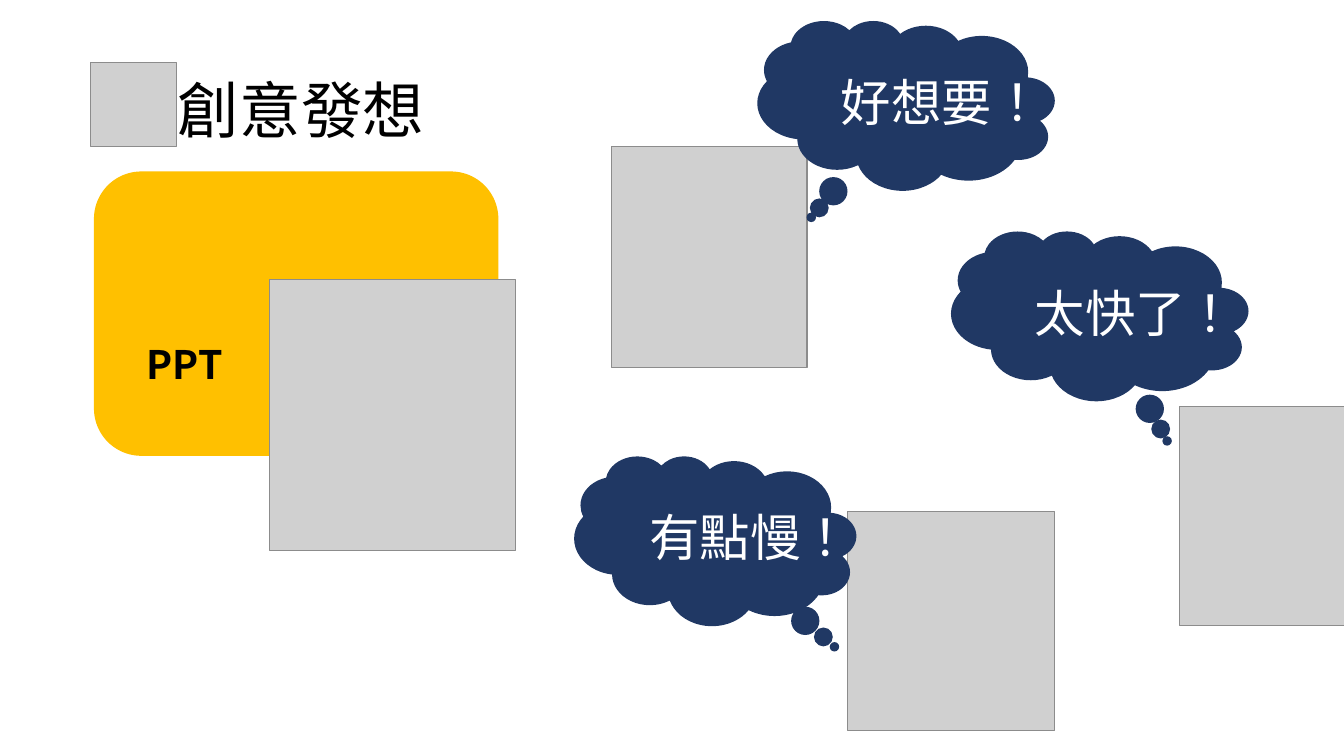
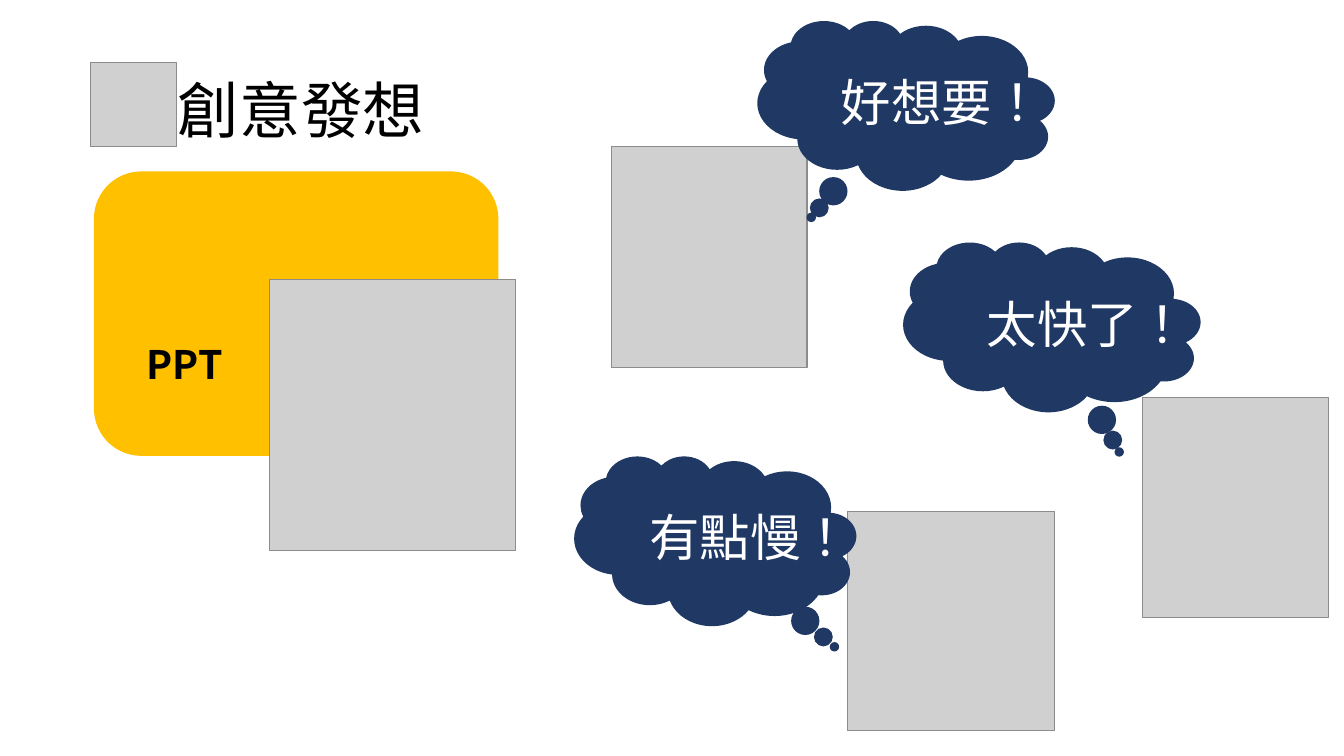
Before and after one commit to chartsai/HandOut, a slide deck: slide 4 of mock/HandOut.pptx. Drawn at 1344x756 pixels with LibreOffice and Linux fonts; fonts in the diff are those of the drawing; grey boxes stand for pictures. Boxes give left, top, right and bottom in pixels: in the first picture for what was removed or moved away, otherwise in the second. Text is boxed around its words. In the diff, an @@ line names an element or a change of style, - is before the commit and + after.

```diff
--- a/mock/HandOut.pptx
+++ b/mock/HandOut.pptx
@@ thought cloud "太快了！": place and size @@
-thought cloud "太快了！" at bbox=[952, 231, 1249, 400]
+thought cloud "太快了！" at bbox=[903, 242, 1201, 411]
@@ picture: place and size @@
-picture at bbox=[1180, 406, 1344, 626]
+picture at bbox=[1143, 398, 1329, 618]
```
Also in this commit, not shown: 9 other slides changed.
